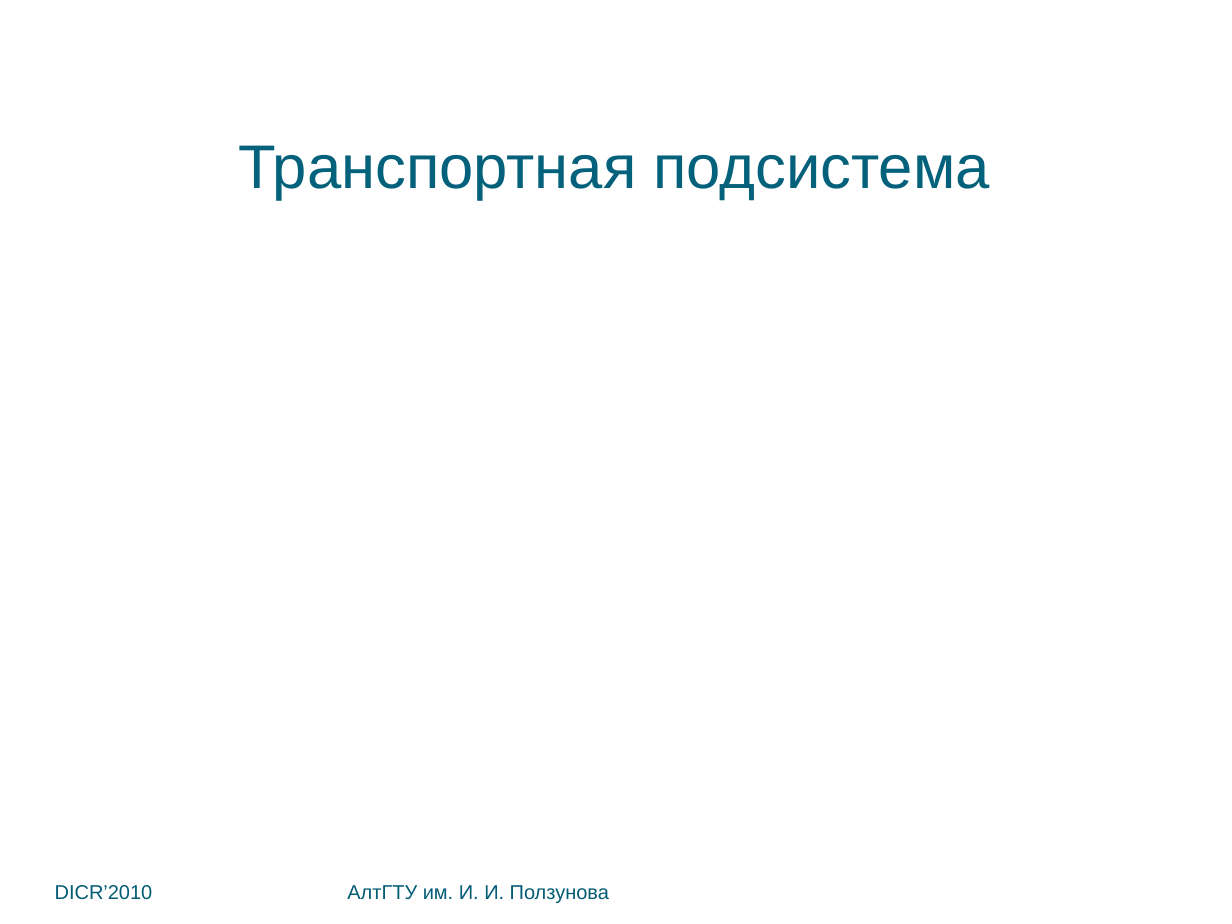
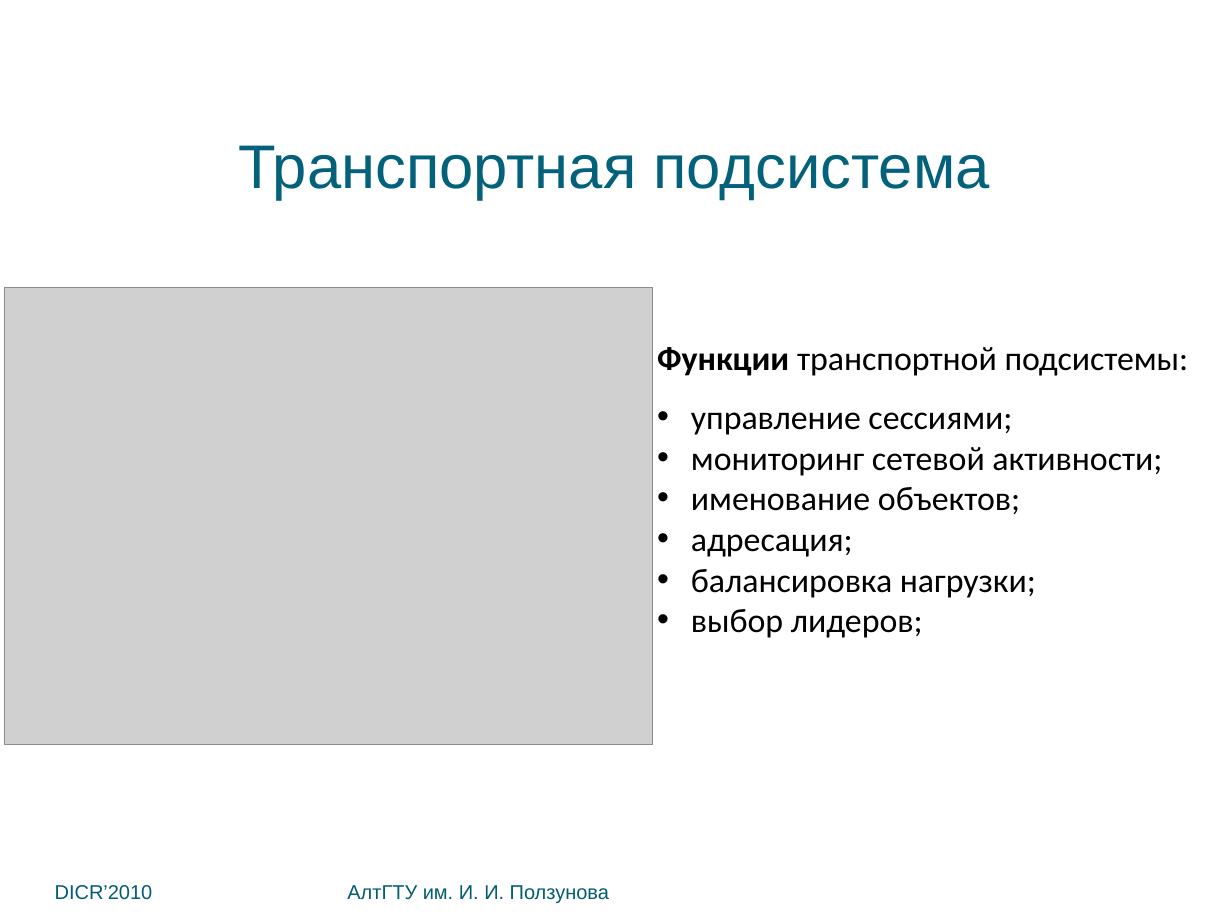
Before and after one commit to bluerain/snoopy, a slide deck: slide 18 of diploma/trunk/ppt/kostyukov.pptx. Drawn at 1232x924 pixels with LibreOffice and Linux fonts; fonts in the diff are those of the drawing; grey boxes stand for pictures; background and template pictures are left out. Boxes give left, top, right and bottom in pixels: in the first picture for what was removed or moved away, otherwise in the second. Text is boxed around its words. In the diff, an @@ line names an element or a change of style, - is before the commit and + after.

```diff
--- a/diploma/trunk/ppt/kostyukov.pptx
+++ b/diploma/trunk/ppt/kostyukov.pptx
@@ picture added at (x1=4, y1=287, x2=652, y2=744) @@
@@ text added at (x1=657, y1=347, x2=1189, y2=638), 22 pt, text #000000 @@
+Функции транспортной подсистемы:
+• управление сессиями;
+• мониторинг сетевой активности;
+• именование объектов;
+• адресация;
+• балансировка нагрузки;
+• выбор лидеров;
```
Also in this commit, not shown: 10 other slides changed, 3 other files.
